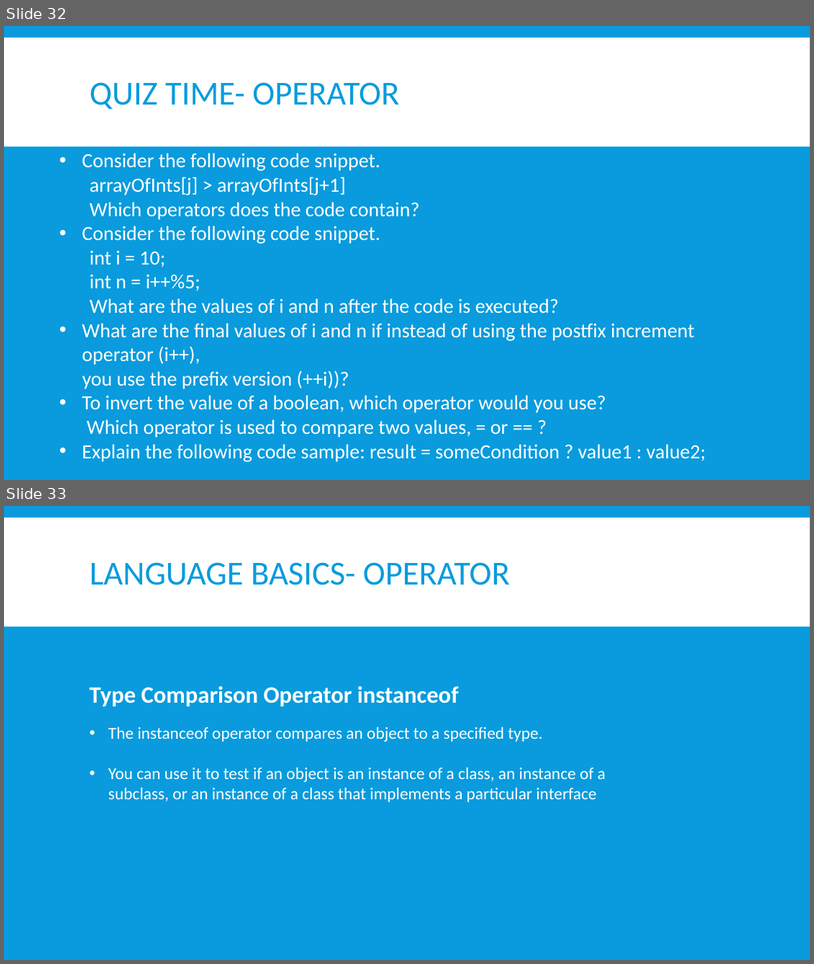
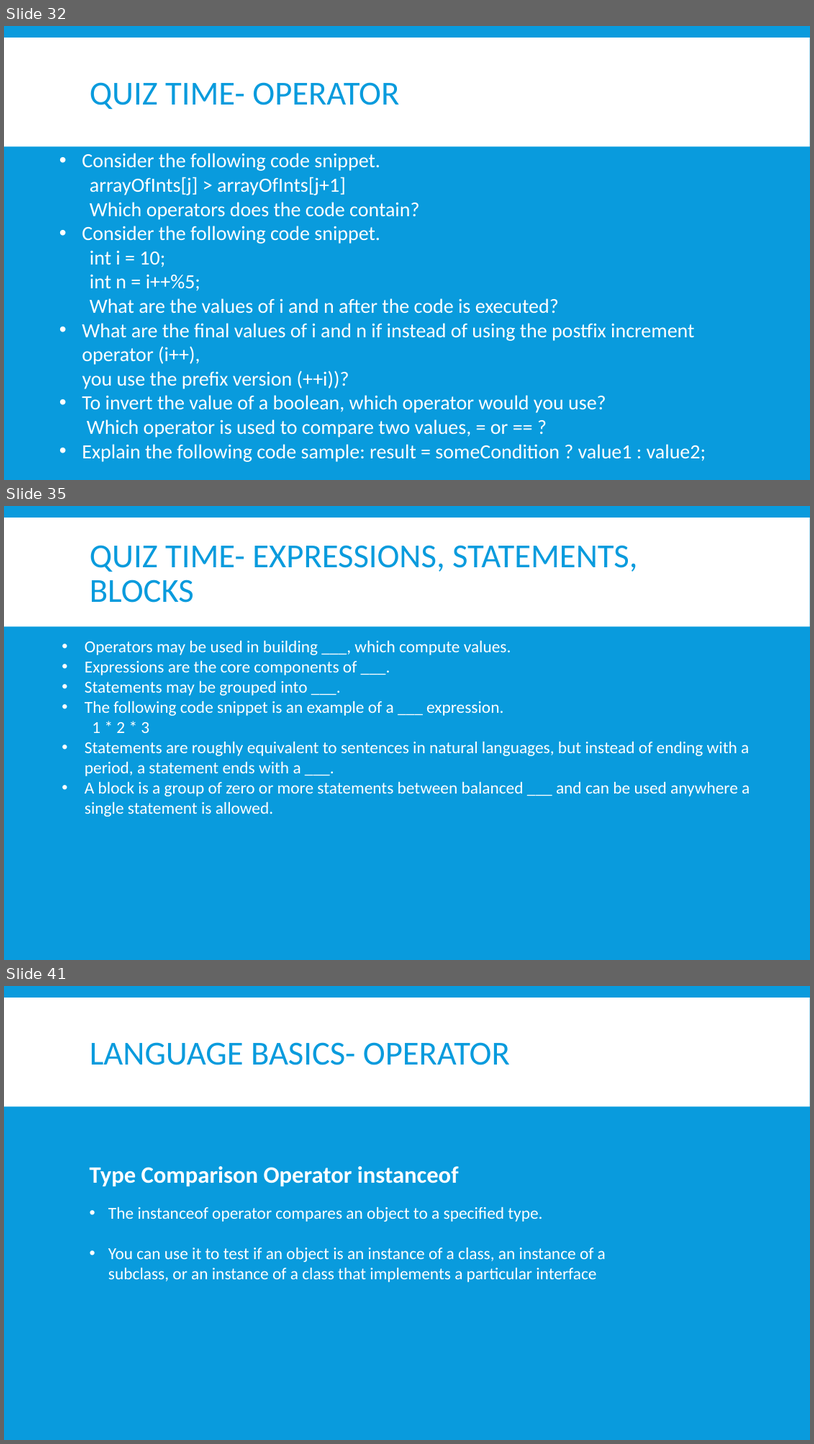
Before and after one commit to nmsgit1234/TechnicalDocs, a slide deck: training/core_java/core_java.pptx. Shown one above the other, each under a label of ours: slides 32 and 33 before the commit, slides 32, 35 and 41 after it; the slides between them are not shown. The pictures are 814x964 and 814x1444 pixels, drawn with LibreOffice and Linux fonts; fonts in the diff are those of the drawing. Boxes give left, top, right and bottom in pixels: in the first picture for what was removed or moved away, otherwise in the second. Text is boxed around its words. In the diff, an @@ line names an element or a change of style, - is before the commit and + after.

```diff
--- a/training/core_java/core_java.pptx
+++ b/training/core_java/core_java.pptx
@@ slide 35 added at [4,506,810,960], background #099BDD; not listed: 1 template element that a slide beside it also shows @@
@@ title added at [90,545,638,602], 40 pt, text #099BDD @@
+QUIZ TIME- EXPRESSIONS, STATEMENTS, BLOCKS
@@ text added at [85,640,750,816], 20 pt, text #FFFFFF @@
+• Operators may be used in building ___, which compute values.
+• Expressions are the core components of ___.
+• Statements may be grouped into ___.
+• The following code snippet is an example of a ___ expression.
+1 * 2 * 3
+• Statements are roughly equivalent to sentences in natural languages, but instead of ending with a period, a statement ends with a ___.
+• A block is a group of zero or more statements between balanced ___ and can be used anywhere a single statement is allowed.
@@ what was slide 33 is now slide 41 @@
```
Also in this commit, not shown: 7 other slides added, 6 other files.
